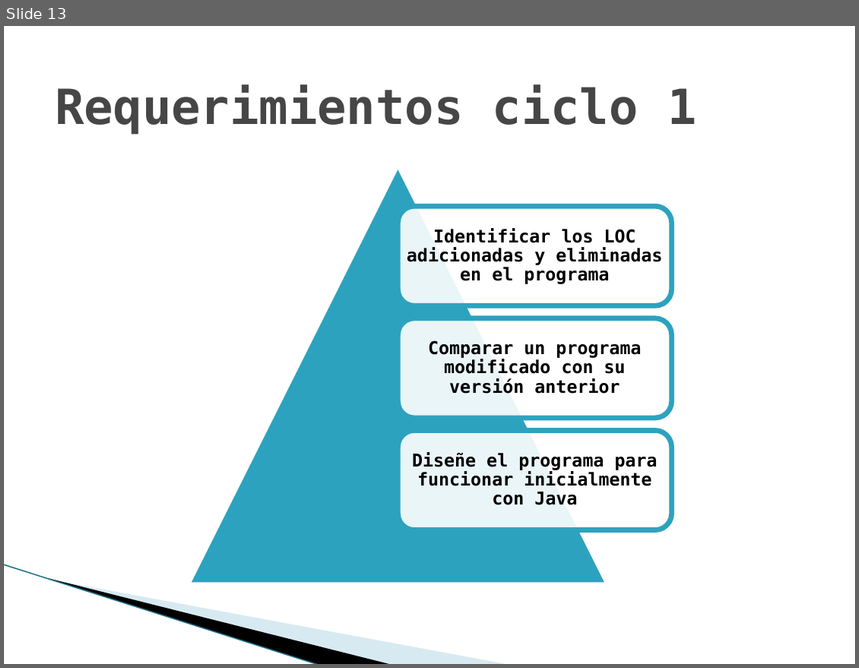
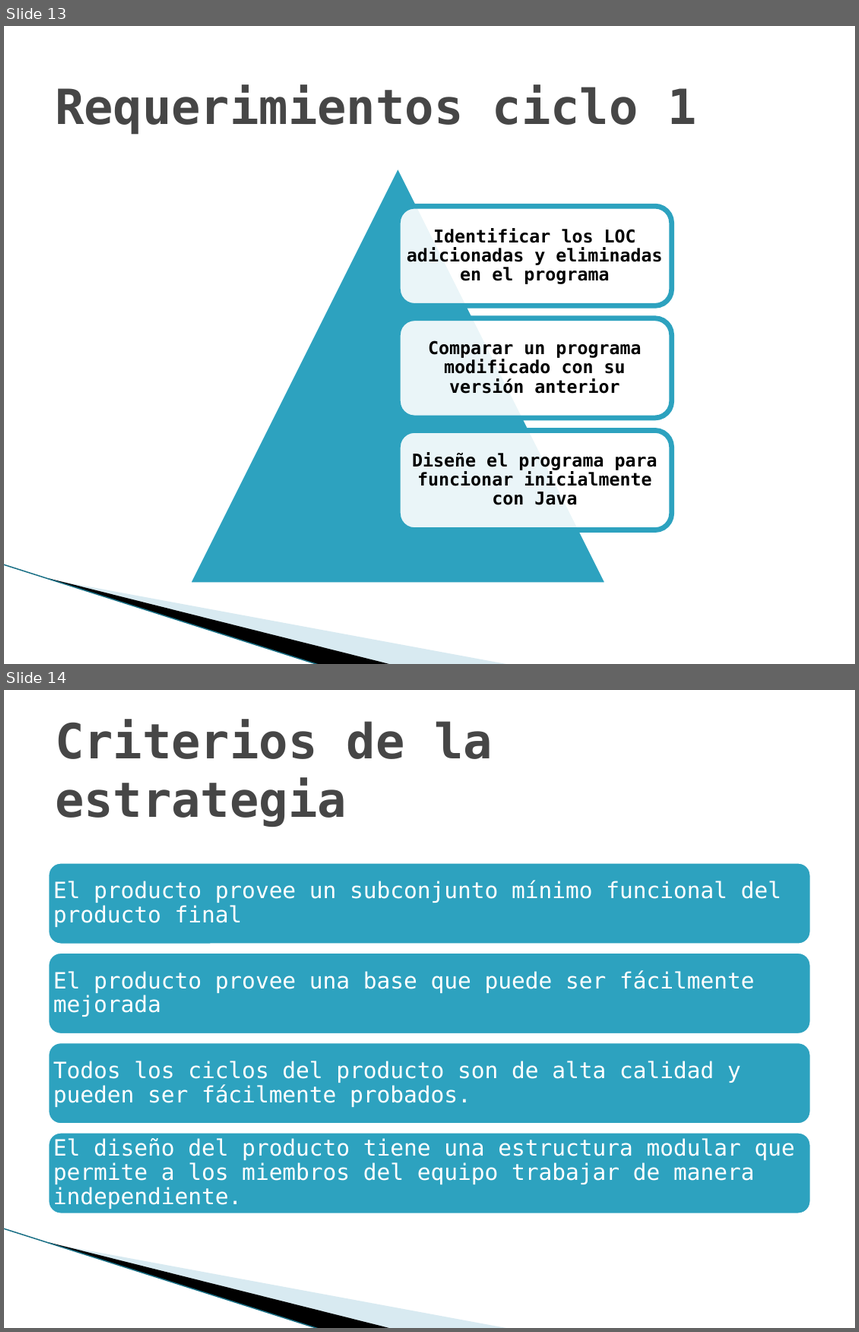
Before and after one commit to jlsarmientoh/tsp_change_counter, a slide deck: docs/NoteBook/Project cycle reports/TSPi – Ciclo 1.pptx. Shown one above the other, each under a label of ours: slide 13 before the commit, slides 13 and 14 after it. The pictures are 859x668 and 859x1332 pixels, drawn with LibreOffice and Linux fonts; fonts in the diff are those of the drawing; background and template pictures are left out. Boxes give left, top, right and bottom in pixels: in the first picture for what was removed or moved away, otherwise in the second. Text is boxed around its words. In the diff, an @@ line names an element or a change of style, - is before the commit and + after.

Commit message:
Criterios

```diff
--- a/docs/NoteBook/Project cycle reports/TSPi – Ciclo 1.pptx
+++ b/docs/NoteBook/Project cycle reports/TSPi – Ciclo 1.pptx
@@ slide 14 added at [4, 690, 855, 1328], background #FFFFFF; not listed: 3 template elements that a slide beside it also shows @@
@@ title added at [55, 720, 493, 827], 41 pt, text #464646, bold @@
+Criterios de la estrategia
@@ group added at [47, 861, 813, 1216]: 4 rounded rectangles, 4 texts @@
+El producto provee un subconjunto mínimo funcional del producto final
+El producto provee una base que puede ser fácilmente mejorada
+Todos los ciclos del producto son de alta calidad y pueden ser fácilmente probados.
+El diseño del producto tiene una estructura modular que permite a los miembros del equipo trabajar de manera independiente.
```
Also in this commit, not shown: 1 slide changed, 1 slide removed, 1 other file.
